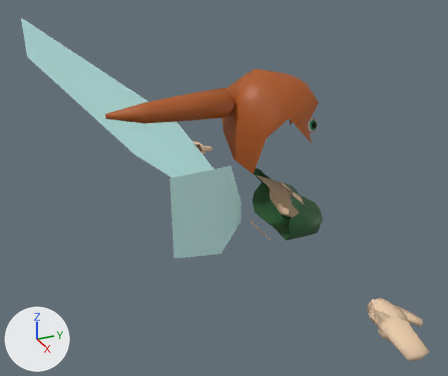
An edit to the Blender file BlenderModels/Fairy.blend, drawn before and after from the same camera.
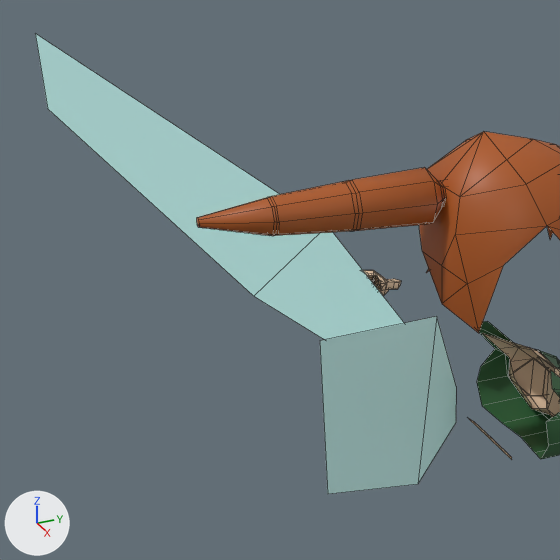
Each version is shown whole from a 50 mm lens placed at (0.784, -0.407, 1.0), pointed at (0.03, -0.068, 0.624), then close up on the part from 1% to 66% of the width and 0% to 78% of the height. Lighting does not change. The marker at lower left points along +X, +Y and +Z. The last two pictures show the newer version. The close-ups show mesh edges as thin lines.

Names of what the first close-up shows: 'Bra', 'Breasts', 'Hair', 'Plane', 'Ponytail' and 2 more.
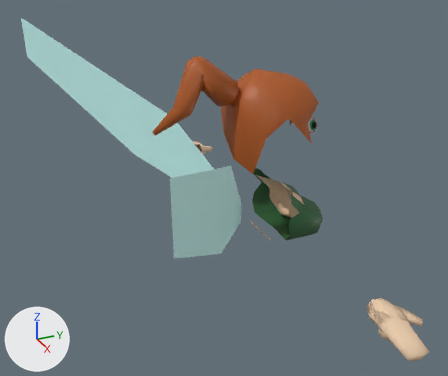
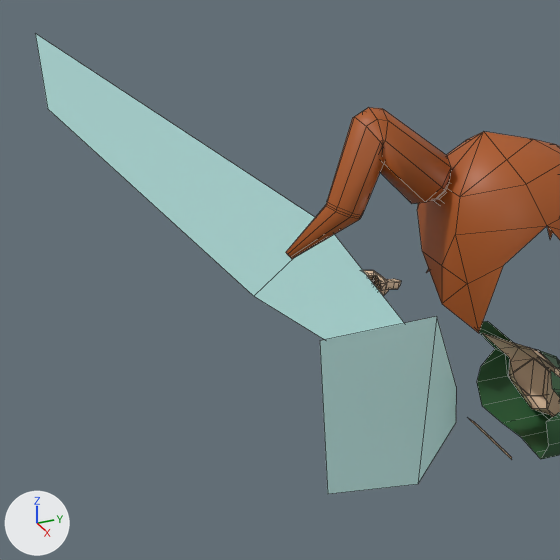
Where the change shows, as pixel boxes (x1, y1, x2, y2) in the close-ups (560 x 560 px):
'Ponytail', reshaped (33% narrower, 119% taller)
    before: (197, 167, 445, 236)
    after: (286, 107, 451, 259)

Diff of the bpy script that builds the scene:
```diff
--- a/BlenderModels/Fairy.blend.py
+++ b/BlenderModels/Fairy.blend.py
@@ me_circle @@
 # used by ob_ponytail; location = (0.0, 0.0, 0.0); rotation_euler = (0.0, 0.0, -3.142), in degrees (0, 0, -180); scale = (0.25, 0.25, 0.25)
-me_circle.from_pydata(...)  # 96 vertices, 90 faces; spans x -0.089..0.089, y 0.125..0.9, z 2.879..3.057
+me_circle.from_pydata(...)  # 96 vertices, 90 faces; spans x -0.089..0.089, y 0.105..0.65, z 2.827..3.251
+# me_circle part 1: 96 of 96 vertices moved; they spanned x -0.089..0.089, y 0.125..0.9, z 2.879..3.057 and now span x -0.089..0.089, y 0.105..0.65, z 2.827..3.251; mean shift (0.0, -0.098, 0.046)
 me_circle.materials.append(mat_hair)
```
